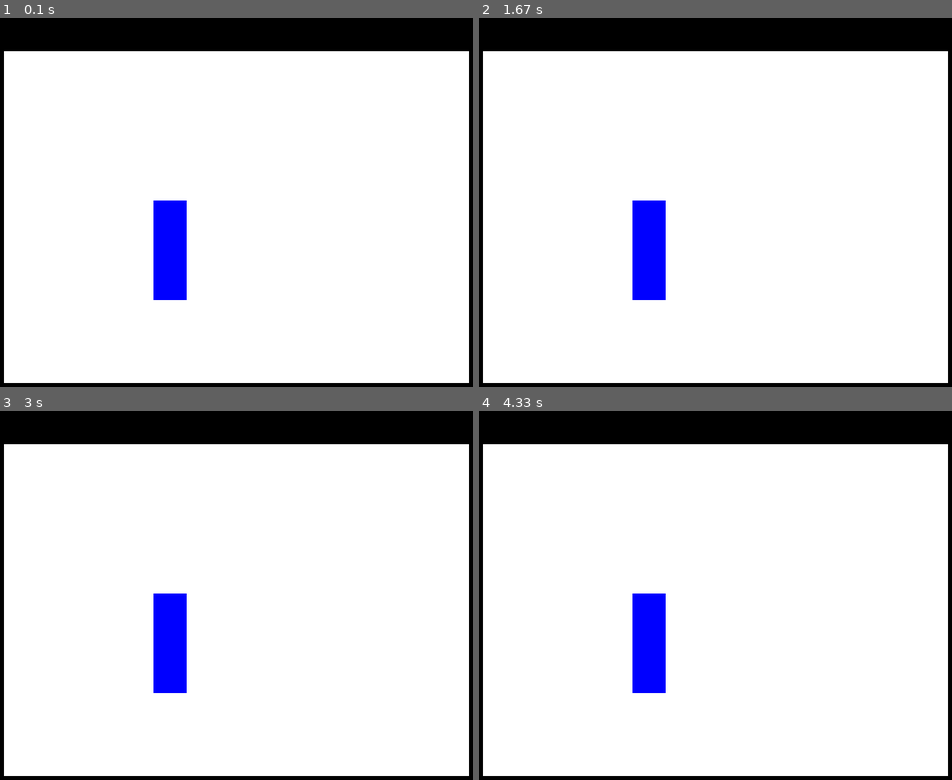
Above: before the commit, frames 1-4 (two rows, left to right).
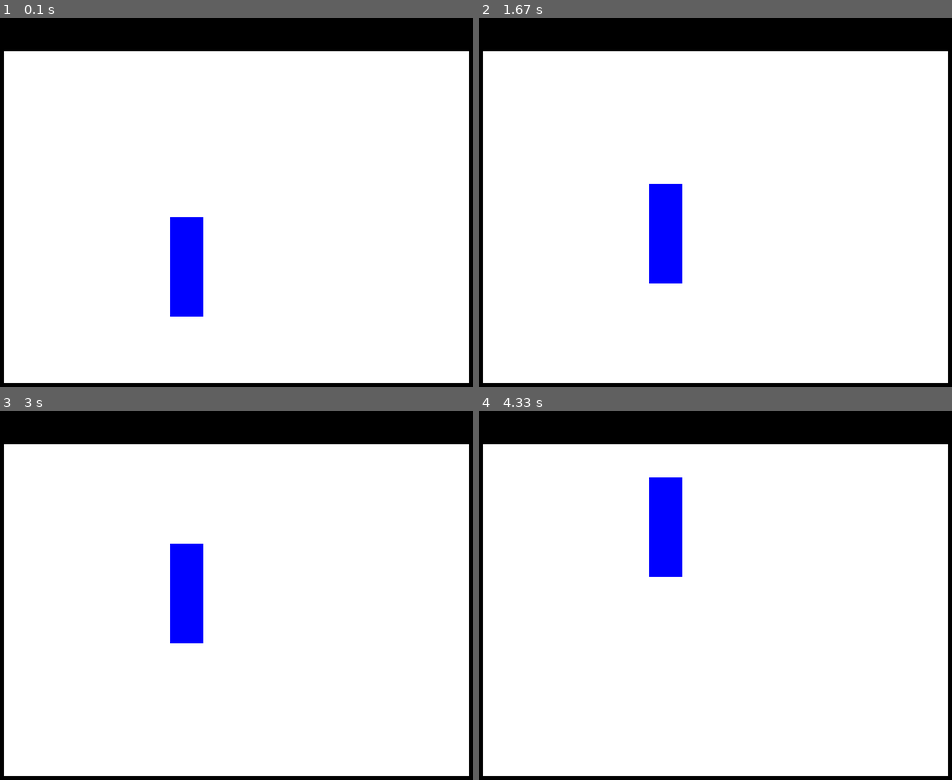
Above: after the commit, the same moments.

Repository: EmilyDieHenne/PygameSnake
Game: pygame game, started from main.py
Same seed, same stepped clock (60 frames per second), same inputs: the game is played once before the commit and once after it.
Inputs:
- Up to frame 1 (0.1 s): no input
- Up to frame 2 (1.67 s): no input
- Up to frame 3 (3 s): no input
- Up to frame 4 (4.33 s): no input

The runs differ from the first frame. In frame 1, 2.2% of the frame differs, in the area x 32-43%, y 49-81%; in frame 2, 2.2%; in frame 3, 2.8%; in frame 4, 3.8%, in the area x 32-43%, y 17-77%.

Commit message:
added snake movement :3

Diff:
--- a/main.py
+++ b/main.py
@@ -1,34 +1,51 @@
 import pygame
 
-pygame.display.set_caption("Snake")
+
+direction = 'up'
+snake = [
+    {'x': 5, 'y': 5},
+    {'x': 5, 'y': 6},
+    {'x': 5, 'y': 7},
+]
+score = 0
 
 WIDTH, HEIGHT = 800, 600
 WINDOW = pygame.display.set_mode((WIDTH, HEIGHT))
-WINDOW.fill((0, 0, 0))
-pygame.display.update()
-pygame.draw.rect(WINDOW, (255, 255, 255), (50, 50, 700, 500))
-pygame.display.update()
-
-DIRECTIONS = ['up', 'right', 'down', 'left']
-direction = 0
-snake = [
-    [5, 5],
-    [5, 6],
-    [5, 7],
-]
-score = 0
+pygame.display.set_caption("Snake")
 
 
 def move():
-    length = len(snake)
+
+    eat_fruit = False
+
+    if not eat_fruit:
+        snake.pop()
+
+    next_head_x = snake[0]['x']
+    next_head_y = snake[0]['y']
+
+    if direction == 'up':
+        next_head_y = next_head_y - 1
+    elif direction == 'down':
+        next_head_y = next_head_y + 1
+    elif direction == 'right':
+        next_head_x = next_head_x + 1
+    elif direction == 'left':
+        next_head_x = next_head_x - 1
+
+    snake.reverse()
+    snake.append({'x': next_head_x, 'y': next_head_y})
+    snake.reverse()
 
 
 def draw():
+    WINDOW.fill((0, 0, 0))
+    pygame.draw.rect(WINDOW, (255, 255, 255), (50, 50, 700, 500))
     for body in snake:
         pygame.draw.rect(
             WINDOW,
             (0, 0, 255),
-            (25 + 50 * body[0], 25 + 50 * body[1], 50, 50)
+            (50 + 50 * body['x'], 50 + 50 * body['y'], 50, 50)
         )
     pygame.display.update()
 
@@ -41,7 +58,7 @@
     while running:
         clock.tick(60)
         for event in pygame.event.get():
-            print(event)
+            #print(event)
             if event.type == pygame.QUIT:
                 running = False
             if event.type == pygame.USEREVENT:
